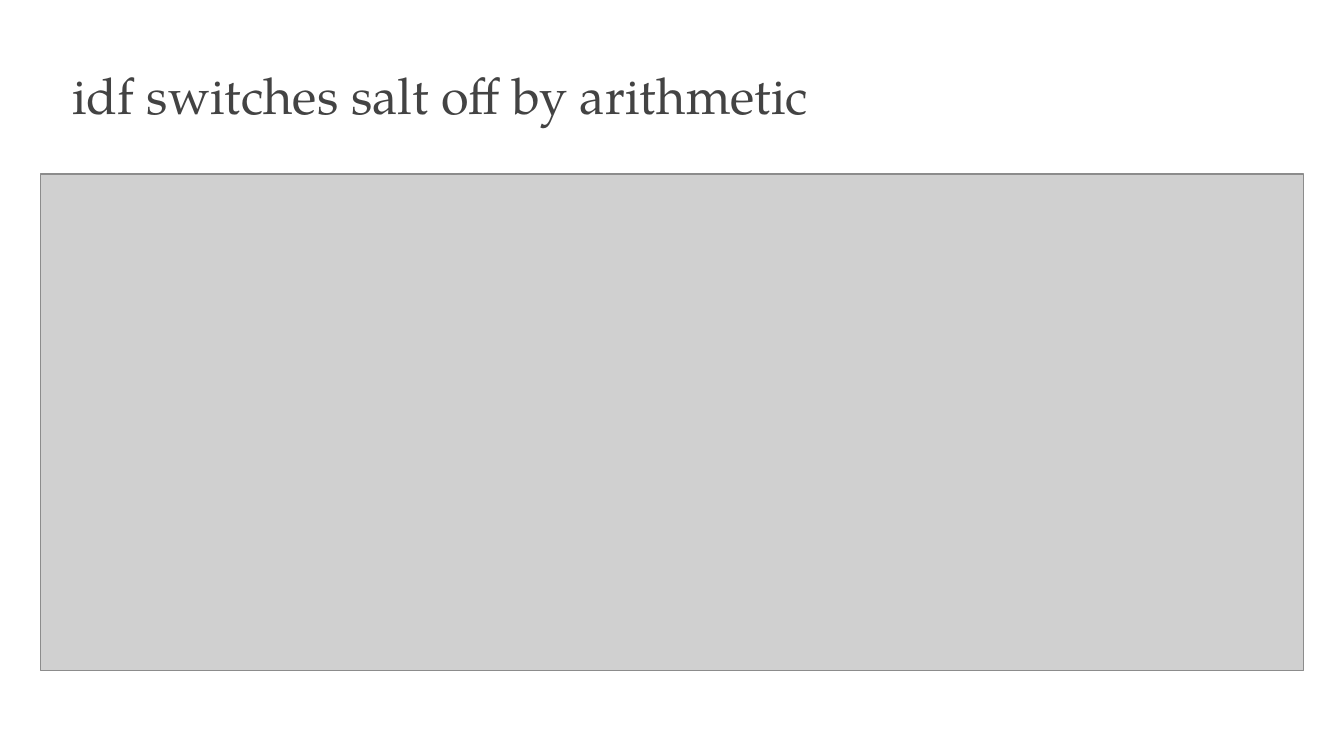
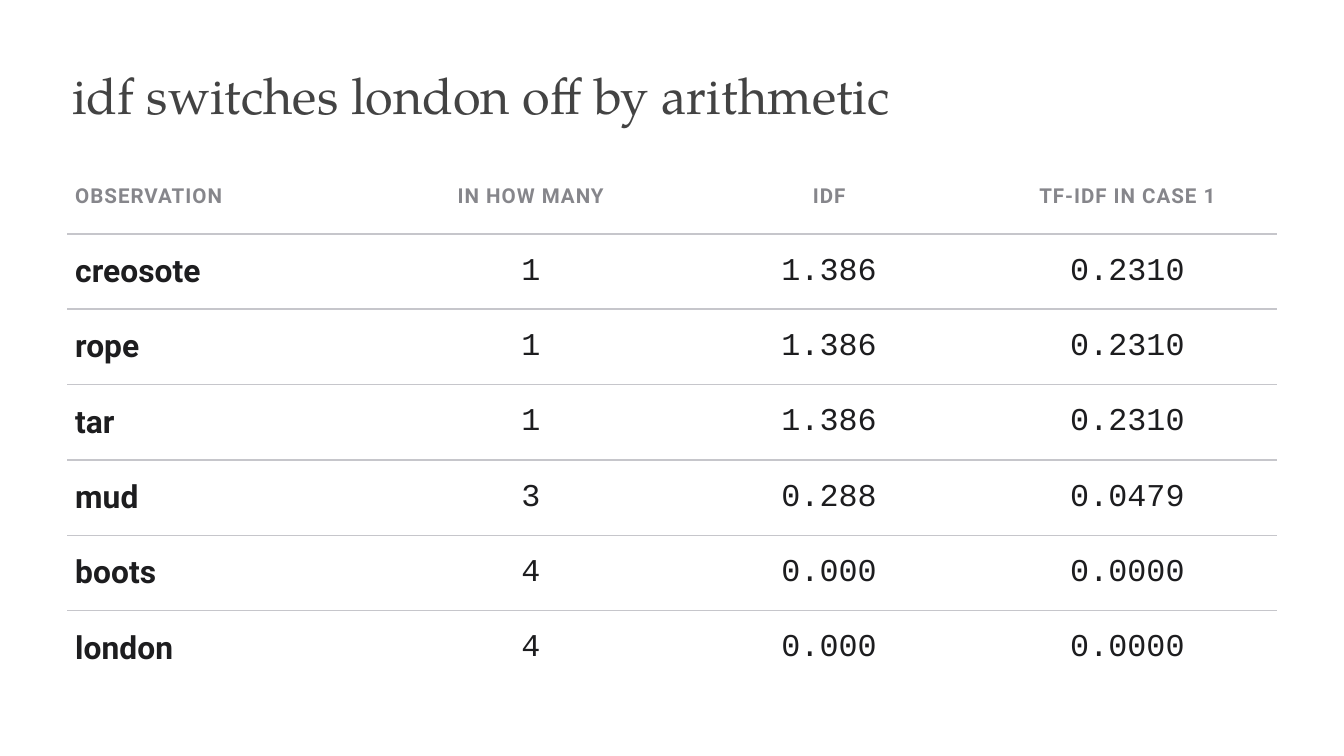
Before and after one commit to edavalosanaya/CSCI3495_NLP_LLMs_Student, a slide deck: slide 6 of weeks/week-05/class-01/lecture/slides.pptx. Drawn at 1344x756 pixels with LibreOffice and Linux fonts; fonts in the diff are those of the drawing; grey boxes stand for pictures; background and template pictures are left out. Boxes give left, top, right and bottom in pixels: in the first picture for what was removed or moved away, otherwise in the second. Text is boxed around its words. In the diff, an @@ line names an element or a change of style, - is before the commit and + after.

```diff
--- a/weeks/week-05/class-01/lecture/slides.pptx
+++ b/weeks/week-05/class-01/lecture/slides.pptx
@@ title at <box>72,77,890,129</box>: text changed @@
-idf switches salt off by arithmetic
+idf switches london off by arithmetic
@@ picture removed at <box>40,173,1304,671</box> @@
@@ table added at <box>67,159,1277,685</box>, 7 rows, 4 columns @@
+OBSERVATION | IN HOW MANY | IDF | TF-IDF IN CASE 1
+creosote | 1 | 1.386 | 0.2310
+rope | 1 | 1.386 | 0.2310
+tar | 1 | 1.386 | 0.2310
+mud | 3 | 0.288 | 0.0479
+boots | 4 | 0.000 | 0.0000
+london | 4 | 0.000 | 0.0000
```
Also in this commit, not shown: 5 other slides changed, 1 slide added, 1 slide removed, 12 other files.
